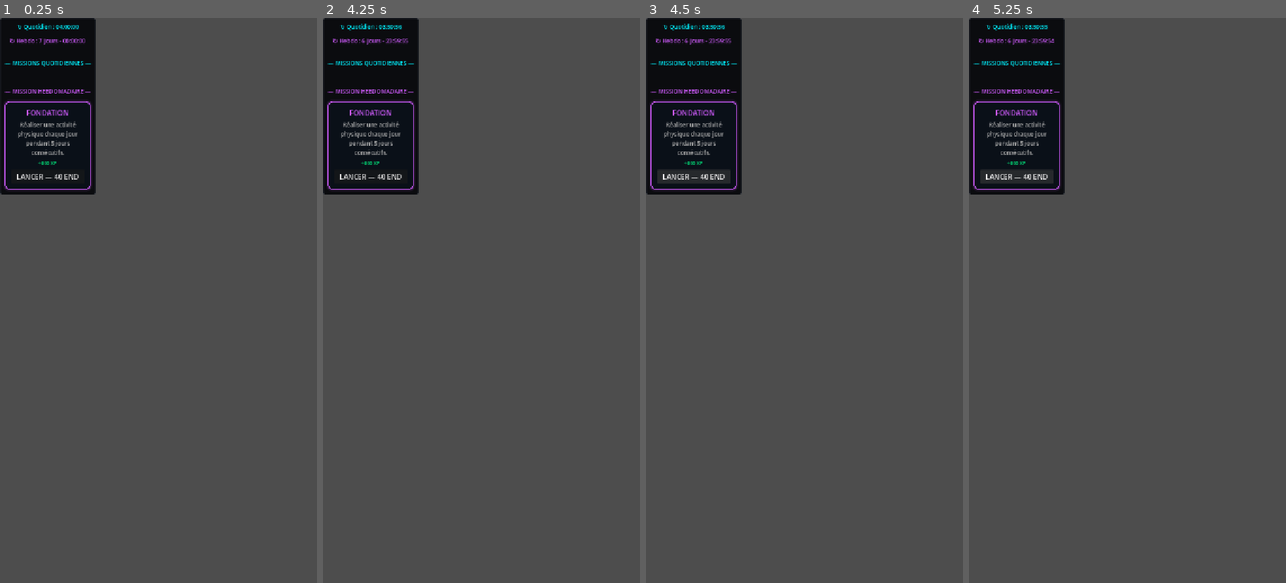
Above: before the commit, frames 1-4 (left to right).
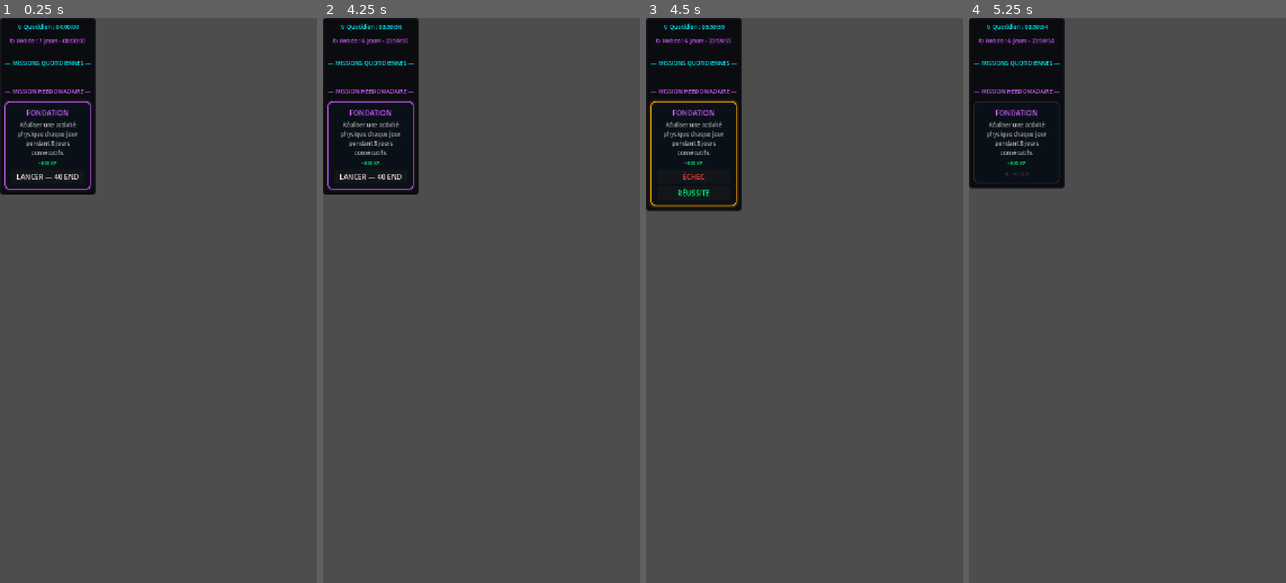
Above: after the commit, the same moments.

Repository: Argoht/Jeu
Game: Godot game, scene res://Scenes/MissionsUI.tscn
Two runs of this game, one before a commit and one after it. Both use one fixed random seed, a clock stepped at 60 frames per second and the inputs below.
Inputs (mouse positions are in pixels of both pictures, inside the frame that each line leads up to):
- Up to frame 1 (0.25 s): no input
- Up to frame 2 (4.25 s): click "LANCER — 15 END" at 0.5 s; click "LANCER — 15 END" at 1.25 s; click "LANCER — 15 END" at 2 s; click "LANCER — 15 END" at 2.75 s; click "LANCER — 15 END" at 3.5 s
- Up to frame 3 (4.5 s): click "LANCER — 40 END" at 4.25 s
- Up to frame 4 (5.25 s): click (1016, 176) at 5 s, where only the run after the commit has a clickable "ÉCHEC"

Frames 1-2 are identical in both runs. In frame 3, 1.5% of the frame differs, in the area x 0-31%, y 1-35%; in frame 4, 1.1%.

Commit message:
sync: intégration du travail local (StatTypes, Runtime, EventBus)
Nouveaux fichiers :
- Scripts/Core/StatTypes.gd   — système de stats canoniques (6 clés :
  STR, INT, WIL, AGI, HP, STAMINA) avec normalisation des clés legacy
- Scripts/Core/EventBus.gd    — bus de signaux découplés
- Scripts/Runtime/ItemInstance.gd     — classe typed pour instances d'item
- Scripts/Runtime/MissionInstance.gd  — classe typed pour instances de mission
- Scripts/NotificationPopup.gd        — popup level-up autonome

Fichiers mis à jour :
- PlayerData  : utilise StatTypes, ajoute set_base_stats / get_stats_view /
                add_base_stat / spend_stamina / set_passive_bonuses
- MissionData : ajoute get_requirement_map() et get_reward_stat_key()
                (via StatTypes) pour découpler MissionManager de l'UI
- MissionManager : utilise get_requirement_map / get_reward_stat_key
- GlobalEngine : ajoute _on_mission_completed / _on_mission_failed (déplacés
                 de MissionManager), expose get_final_stat()
- InventorySystem / LootGenerator : normalisent les stats via StatTypes
- MainScene  : passe aux 6 clés canoniques + _apply_canonical_stat_labels()
- SaveSystem : utilise set_base_stats() pour la normalisation au chargement
- ItemData   : ajoute enum Rarity et RARITY_KEYS

https://claude.ai/code/session_01CuJaL9TVQ1fesnvw1isV6T

Diff:
--- /dev/null
+++ b/jeu/Scripts/Core/EventBus.gd
@@ -0,0 +1,6 @@
+extends Node
+
+signal mission_started(mission_id: String)
+signal mission_completed(mission_id: String)
+signal item_obtained(template_id: String)
+signal player_level_up(level: int)
--- a/jeu/Scripts/Core/InventorySystem.gd
+++ b/jeu/Scripts/Core/InventorySystem.gd
@@ -6,6 +6,7 @@
 
 const LootGen  = preload("res://Scripts/Core/LootGenerator.gd")
 const ItemDB   = preload("res://Scripts/Core/ItemDatabase.gd")
+const StatTypes = preload("res://Scripts/Core/StatTypes.gd")
 
 # ── Signals ───────────────────────────────────────────────────────────────────
 
@@ -93,7 +94,7 @@
 	for slot in EQUIP_SLOTS:
 		var piece = equipment.get(slot)
 		if piece == null: continue
-		var bonuses: Dictionary = piece.get("stat_bonuses", {})
+		var bonuses := StatTypes.normalize_bonus_stats(piece.get("stat_bonuses", {}))
 		for stat_key in bonuses:
 			total[stat_key] = total.get(stat_key, 0) + int(bonuses[stat_key])
 	return total
--- a/jeu/Scripts/Core/LootGenerator.gd
+++ b/jeu/Scripts/Core/LootGenerator.gd
@@ -1,4 +1,6 @@
 extends RefCounted
+
+const StatTypes = preload("res://Scripts/Core/StatTypes.gd")
 
 ## Stateless loot factory. When an ItemDatabase is provided, picks a random
 ## template to determine the item name and stat pool. Rarity is always rolled
@@ -32,9 +34,9 @@
 }
 
 const FALLBACK_STATS: Dictionary = {
-	"weapon":    ["str", "dex"],
-	"armor":     ["vit", "wil"],
-	"accessory": ["int", "wis", "per", "cha", "lck"]
+	"weapon":    ["STR", "AGI"],
+	"armor":     ["HP", "WIL"],
+	"accessory": ["INT", "WIL"]
 }
 
 # ── Public API ────────────────────────────────────────────────────────────────
@@ -100,6 +102,9 @@
 	shuffled.shuffle()
 	var bonuses: Dictionary = {}
 	for i in range(mini(num_stats, shuffled.size())):
+		var stat_key := StatTypes.normalize_key(shuffled[i])
+		if stat_key.is_empty():
+			continue
 		var amount: int = int(float(player_level) * 0.3 * mult) + randi_range(1, 3)
-		bonuses[shuffled[i]] = amount
+		bonuses[stat_key] = int(bonuses.get(stat_key, 0)) + amount
 	return bonuses
--- a/jeu/Scripts/Core/MissionManager.gd
+++ b/jeu/Scripts/Core/MissionManager.gd
@@ -99,18 +99,16 @@
 	if _player.hp <= 0: return false
 	if _player.stamina < mission_dict.end_cost: return false
 
-	var req_map := {
-		"str": m_data.req_str, "dex": m_data.req_dex, "vit": m_data.req_end,
-		"int": m_data.req_int, "wis": m_data.req_wis, "cha": m_data.req_cha,
-		"per": m_data.req_per, "wil": m_data.req_wil
-	}
+	var req_map := m_data.get_requirement_map()
 	for stat_key in req_map:
 		if _player.get_final_stat(stat_key) < req_map[stat_key]:
 			return false
 
-	_player.stamina -= mission_dict.end_cost
+	if not _player.spend_stamina(mission_dict.end_cost):
+		return false
+
 	mission_dict["status"] = "in_progress"
-	_player.stats_updated.emit()
+	missions_changed.emit()
 	return true
 
 func process_result(mission_dict: Dictionary, success: bool) -> void:
@@ -118,23 +116,17 @@
 	if not m_data: return
 
 	if success:
-		var stat_name := ""
+		var stat_name := m_data.get_reward_stat_key()
 		var stat_amount := 0
-		if m_data.reward_stat != 0:
-			var stat_keys := ["", "str", "dex", "vit", "int", "wis", "cha", "per", "wil"]
-			stat_name   = stat_keys[m_data.reward_stat]
+		if not stat_name.is_empty():
 			stat_amount = m_data.reward_stat_amount
-			_player.base_stats[stat_name] += stat_amount
-			_player.update_derived_stats()
-		_player.add_xp(m_data.base_xp)
+		mission_dict["status"] = "completed"
 		mission_completed.emit(m_data.base_xp, stat_name, stat_amount)
-		mission_dict["status"] = "completed"
 	else:
-		_player.take_damage(20)
 		mission_dict["status"] = "failed"
 		mission_failed.emit(20)
 
-	_player.stats_updated.emit()
+	missions_changed.emit()
 
 # ── Timer strings ─────────────────────────────────────────────────────────────
 
--- a/jeu/Scripts/Core/PlayerData.gd
+++ b/jeu/Scripts/Core/PlayerData.gd
@@ -1,17 +1,17 @@
 class_name PlayerData
 extends Node
 
+const StatTypes = preload("res://Scripts/Core/StatTypes.gd")
+
 ## Holds all player state: stats, XP, level, HP, stamina and passive regen.
 ## Never modify stats directly from outside — use add_stat() and get_final_stat().
 
 # ── Enums ──────────────────────────────────────────────────────────────────────
 
-enum StatType { STR, DEX, VIT, INT, WIS, CHA, PER, WIL, SPD, LCK }
+enum StatType { STR, INT, WIL, AGI, HP, STAMINA }
 
 # String keys matching the enum order — used for Dictionary access and JSON save.
-const STAT_KEYS: Array[String] = [
-	"str", "dex", "vit", "int", "wis", "cha", "per", "wil", "spd", "lck"
-]
+const STAT_KEYS: Array[String] = ["STR", "INT", "WIL", "AGI", "HP", "STAMINA"]
 
 # ── Signals ───────────────────────────────────────────────────────────────────
 
@@ -44,15 +44,19 @@
 # ── Base stats (editable via stat points) ─────────────────────────────────────
 
 var base_stats: Dictionary = {
-	"str": 1, "dex": 1, "vit": 1, "int": 1,
-	"wis": 1, "cha": 1, "per": 1, "wil": 1,
-	"spd": 100, "lck": 1
+	"STR": 1,
+	"INT": 1,
+	"WIL": 1,
+	"AGI": 1,
+	"HP": 100,
+	"STAMINA": 100,
 }
 
 # ── Bonus layers (added on top of base_stats in get_final_stat) ───────────────
 
-var _equipment_bonuses: Dictionary = {}     # { "str": 5, ... }
-var _temp_buffs: Dictionary = {}            # { "str": [{ "amount": 3, "duration": 60.0 }] }
+var _equipment_bonuses: Dictionary = {}     # { "STR": 5, ... }
+var _temp_buffs: Dictionary = {}            # { "STR": [{ "amount": 3, "duration": 60.0 }] }
+var _passive_bonuses: Dictionary = {}       # { "STR": 1, ... }
 
 # ── Regen constants ───────────────────────────────────────────────────────────
 
@@ -84,33 +88,65 @@
 
 # ── Stat access ───────────────────────────────────────────────────────────────
 
-## Final value of a stat = base + equipment bonus + active buffs.
+## Final value of a stat = base + equipment bonus + active buffs + passives.
 ## Always use this instead of reading base_stats directly.
-func get_final_stat(stat_key: String) -> int:
-	var base: int = base_stats.get(stat_key, 0)
-	var equip: int = _equipment_bonuses.get(stat_key, 0)
+func get_final_stat(stat_key) -> int:
+	var key: String = StatTypes.normalize_key(stat_key)
+	if key.is_empty():
+		return 0
+
+	var base: int = base_stats.get(key, 0)
+	var equip: int = _equipment_bonuses.get(key, 0)
+	var passive: int = _passive_bonuses.get(key, 0)
 	var buff: int = 0
-	if _temp_buffs.has(stat_key):
-		for b in _temp_buffs[stat_key]:
+	if _temp_buffs.has(key):
+		for b in _temp_buffs[key]:
 			buff += b.get("amount", 0)
-	return base + equip + buff
+	return base + equip + passive + buff
 
 ## Type-safe enum accessor.
 func get_stat(stat_type: StatType) -> int:
 	return get_final_stat(STAT_KEYS[stat_type])
 
+func set_base_stats(stats_data: Dictionary) -> void:
+	base_stats = StatTypes.normalize_base_stats(stats_data, max_hp, max_stamina)
+	update_derived_stats()
+	stats_updated.emit()
+
+func get_stats_view() -> Dictionary:
+	var view: Dictionary = {}
+	for key in StatTypes.STAT_KEYS:
+		view[key] = get_final_stat(key)
+	for legacy_key in StatTypes.LEGACY_STAT_KEYS:
+		view[legacy_key] = get_final_stat(legacy_key)
+	return view
+
+func add_base_stat(stat_key, amount: int = 1) -> void:
+	var key: String = StatTypes.normalize_key(stat_key)
+	if key.is_empty():
+		return
+	base_stats[key] = int(base_stats.get(key, 0)) + amount
+	update_derived_stats()
+	stats_updated.emit()
+
 ## Spend one stat point to raise a stat by 1.
-func add_stat(stat_key: String) -> void:
-	if stat_points > 0 and base_stats.has(stat_key):
-		base_stats[stat_key] += 1
-		stat_points -= 1
-		update_derived_stats()
-		stats_updated.emit()
+func add_stat(stat_key) -> void:
+	if stat_points <= 0:
+		return
+	if not StatTypes.is_valid_key(stat_key):
+		return
+	stat_points -= 1
+	add_base_stat(stat_key, 1)
 
 ## Replace the equipment bonus layer (called by GlobalEngine when inventory changes).
 ## Triggers a recompute of derived combat stats and notifies the UI.
 func set_equipment_bonuses(bonuses: Dictionary) -> void:
-	_equipment_bonuses = bonuses
+	_equipment_bonuses = StatTypes.normalize_bonus_stats(bonuses)
+	update_derived_stats()
+	stats_updated.emit()
+
+func set_passive_bonuses(bonuses: Dictionary) -> void:
+	_passive_bonuses = StatTypes.normalize_bonus_stats(bonuses)
 	update_derived_stats()
 	stats_updated.emit()
 
@@ -120,15 +156,28 @@
 	xp += amount
 	xp_gained.emit(amount)
 	_check_level_up()
+	stats_updated.emit()
 
 func take_damage(amount: int) -> void:
 	hp = max(0, hp - amount)
 	stats_updated.emit()
 
+func spend_stamina(amount: int) -> bool:
+	if stamina < amount:
+		return false
+	stamina -= amount
+	stats_updated.emit()
+	return true
+
 ## Recalculate ATK and DEF from base stats.
 func update_derived_stats() -> void:
-	atk = 10 + (get_final_stat("str") * 2)
-	def = int(5 + (float(get_final_stat("vit")) * 1.5))
+	max_hp = maxi(1, get_final_stat(StatTypes.KEY_HP))
+	max_stamina = maxi(1, get_final_stat(StatTypes.KEY_STAMINA))
+	hp = clampi(hp, 0, max_hp)
+	stamina = clampi(stamina, 0, max_stamina)
+
+	atk = 10 + (get_final_stat(StatTypes.KEY_STR) * 2) + get_final_stat(StatTypes.KEY_AGI)
+	def = 5 + int(float(get_final_stat(StatTypes.KEY_HP)) * 0.1) + get_final_stat(StatTypes.KEY_WIL)
 
 ## Apply passive HP/stamina regen for time spent offline.
 func apply_offline_regen(elapsed_seconds: float) -> void:
--- a/jeu/Scripts/Core/SaveSystem.gd
+++ b/jeu/Scripts/Core/SaveSystem.gd
@@ -66,8 +66,8 @@
 	pd.stamina     = int(data.get("stamina", data.get("end", 100)))
 	pd.max_stamina = int(data.get("max_stamina", data.get("max_end", 100)))
 
-	# Compat: anciens saves utilisaient "stats" au lieu de "base_stats"
-	pd.base_stats  = data.get("base_stats", data.get("stats", pd.base_stats))
+	# Compat: anciens saves utilisaient "stats" au lieu de "base_stats".
+	pd.set_base_stats(data.get("base_stats", data.get("stats", pd.base_stats)))
 
 func _load_missions(mm, data: Dictionary) -> void:
 	mm.available_missions        = data.get("available_missions", [])
--- /dev/null
+++ b/jeu/Scripts/Core/StatTypes.gd
@@ -0,0 +1,139 @@
+class_name StatTypes
+extends RefCounted
+
+enum Type { STR, INT, WIL, AGI, HP, STAMINA }
+
+const KEY_STR: String = "STR"
+const KEY_INT: String = "INT"
+const KEY_WIL: String = "WIL"
+const KEY_AGI: String = "AGI"
+const KEY_HP: String = "HP"
+const KEY_STAMINA: String = "STAMINA"
+
+const STAT_KEYS: Array[String] = [
+	KEY_STR,
+	KEY_INT,
+	KEY_WIL,
+	KEY_AGI,
+	KEY_HP,
+	KEY_STAMINA,
+]
+
+const LEGACY_STAT_KEYS: Array[String] = [
+	"str",
+	"dex",
+	"vit",
+	"int",
+	"wis",
+	"cha",
+	"per",
+	"wil",
+	"spd",
+	"lck",
+	"end",
+	"stamina",
+	"hp",
+	"agi",
+]
+
+const _ALIASES: Dictionary = {
+	"str": KEY_STR,
+	"strength": KEY_STR,
+	"int": KEY_INT,
+	"intelligence": KEY_INT,
+	"wil": KEY_WIL,
+	"wis": KEY_WIL,
+	"will": KEY_WIL,
+	"willpower": KEY_WIL,
+	"cha": KEY_WIL,
+	"per": KEY_WIL,
+	"lck": KEY_WIL,
+	"dex": KEY_AGI,
+	"agi": KEY_AGI,
+	"spd": KEY_AGI,
+	"speed": KEY_AGI,
+	"vit": KEY_HP,
+	"hp": KEY_HP,
+	"health": KEY_HP,
+	"end": KEY_STAMINA,
+	"stamina": KEY_STAMINA,
+}
+
+static func default_base_stats() -> Dictionary:
+	return {
+		KEY_STR: 1,
+		KEY_INT: 1,
+		KEY_WIL: 1,
+		KEY_AGI: 1,
+		KEY_HP: 100,
+		KEY_STAMINA: 100,
+	}
+
+static func is_valid_key(raw_key) -> bool:
+	return not normalize_key(raw_key).is_empty()
+
+static func normalize_key(raw_key) -> String:
+	if raw_key is int:
+		var idx: int = int(raw_key)
+		if idx >= 0 and idx < STAT_KEYS.size():
+			return STAT_KEYS[idx]
+		return ""
+
+	var upper_key := String(raw_key).strip_edges().to_upper()
+	if STAT_KEYS.has(upper_key):
+		return upper_key
+
+	var legacy_key := String(raw_key).strip_edges().to_lower()
+	return _ALIASES.get(legacy_key, "")
+
+static func normalize_base_stats(raw_stats: Dictionary, fallback_hp: int = 100, fallback_stamina: int = 100) -> Dictionary:
+	var result := default_base_stats()
+	result[KEY_HP] = fallback_hp
+	result[KEY_STAMINA] = fallback_stamina
+
+	result[KEY_STR] = _first_int(raw_stats, [KEY_STR, "str"], result[KEY_STR])
+	result[KEY_INT] = _first_int(raw_stats, [KEY_INT, "int"], result[KEY_INT])
+	result[KEY_AGI] = _first_int(raw_stats, [KEY_AGI, "agi", "dex"], result[KEY_AGI])
+	result[KEY_WIL] = _max_int(raw_stats, [KEY_WIL, "wil", "wis", "cha", "per", "lck"], result[KEY_WIL])
+	result[KEY_HP] = _first_int(raw_stats, [KEY_HP, "hp"], result[KEY_HP])
+	result[KEY_STAMINA] = _first_int(raw_stats, [KEY_STAMINA, "stamina", "end"], result[KEY_STAMINA])
+
+	return result
+
+static func normalize_bonus_stats(raw_stats: Dictionary) -> Dictionary:
+	var result: Dictionary = {}
+	for raw_key in raw_stats.keys():
+		var key := normalize_key(raw_key)
+		if key.is_empty():
+			continue
+		result[key] = int(result.get(key, 0)) + int(raw_stats[raw_key])
+	return result
+
+static func normalize_requirements(raw_requirements: Dictionary) -> Dictionary:
+	var result: Dictionary = {}
+	for raw_key in raw_requirements.keys():
+		var key := normalize_key(raw_key)
+		var amount := int(raw_requirements[raw_key])
+		if key.is_empty() or amount <= 0:
+			continue
+		result[key] = maxi(int(result.get(key, 0)), amount)
+	return result
+
+static func _first_int(source: Dictionary, keys: Array, fallback: int) -> int:
+	for key in keys:
+		if source.has(key):
+			return int(source[key])
+	return fallback
+
+static func _max_int(source: Dictionary, keys: Array, fallback: int) -> int:
+	var value := fallback
+	var found := false
+	for key in keys:
+		if source.has(key):
+			var candidate := int(source[key])
+			if found:
+				value = maxi(value, candidate)
+			else:
+				value = candidate
+				found = true
+	return value
--- a/jeu/Scripts/GlobalEngine.gd
+++ b/jeu/Scripts/GlobalEngine.gd
@@ -75,8 +75,8 @@
 	get: return player_data.def
 
 var stats: Dictionary:
-	get: return player_data.base_stats
-	set(v): player_data.base_stats = v
+	get: return player_data.get_stats_view()
+	set(v): player_data.set_base_stats(v)
 
 var all_missions: Dictionary:
 	get: return mission_manager.all_missions
@@ -133,10 +133,8 @@
 	player_data.xp_gained.connect(func(a: int): xp_gained.emit(a))
 	player_data.leveled_up.connect(func(l: int): leveled_up.emit(l))
 
-	mission_manager.mission_completed.connect(
-		func(xp_r: int, s: String, a: int): mission_completed.emit(xp_r, s, a)
-	)
-	mission_manager.mission_failed.connect(func(h: int): mission_failed.emit(h))
+	mission_manager.mission_completed.connect(_on_mission_completed)
+	mission_manager.mission_failed.connect(_on_mission_failed)
 	mission_manager.missions_changed.connect(func(): missions_changed.emit())
 
 	inventory_system.inventory_changed.connect(_on_inventory_changed)
@@ -146,6 +144,16 @@
 	player_data.set_equipment_bonuses(inventory_system.get_equipment_bonuses())
 	inventory_changed.emit()
 
+func _on_mission_completed(xp_reward: int, stat_key: String, stat_amount: int) -> void:
+	if not stat_key.is_empty() and stat_amount != 0:
+		player_data.add_base_stat(stat_key, stat_amount)
+	player_data.add_xp(xp_reward)
+	mission_completed.emit(xp_reward, stat_key, stat_amount)
+
+func _on_mission_failed(hp_lost: int) -> void:
+	player_data.take_damage(hp_lost)
+	mission_failed.emit(hp_lost)
+
 # ── Delegated public API (backward compat) ────────────────────────────────────
 
 func save_game() -> void:
@@ -181,6 +189,9 @@
 
 func update_derived_stats() -> void:
 	player_data.update_derived_stats()
+
+func get_final_stat(stat_key) -> int:
+	return player_data.get_final_stat(stat_key)
 
 # ── Debug helpers ─────────────────────────────────────────────────────────────
 
--- a/jeu/Scripts/MainScene.gd
+++ b/jeu/Scripts/MainScene.gd
@@ -1,6 +1,7 @@
 extends Control
 
 const MISSIONS_SCENE = preload("res://Scenes/MissionsUI.tscn")
+const CORE_STAT_KEYS: Array[String] = ["STR", "INT", "WIL", "AGI", "HP", "STAMINA"]
 
 # ── Nœuds de la scène (chemins conservés — refactor UI complet à l'étape 3) ──
 
@@ -23,13 +24,12 @@
 @onready var btn_next     = $VBox/GameZone/VBox/InvPanel/Margin/VBox/Header/BtnNext
 
 @onready var stats_labels = {
-	"str": get_node_or_null("VBox/GameZone/VBox/StatsFrame/Margin/StatsGrid/Str/Val"),
-	"dex": get_node_or_null("VBox/GameZone/VBox/StatsFrame/Margin/StatsGrid/Dex/Val"),
-	"int": get_node_or_null("VBox/GameZone/VBox/StatsFrame/Margin/StatsGrid/Int/Val"),
-	"vit": get_node_or_null("VBox/GameZone/VBox/StatsFrame/Margin/StatsGrid/Vit/Val"),
-	"wil": get_node_or_null("VBox/GameZone/VBox/StatsFrame/Margin/StatsGrid/Wil/Val"),
-	"per": get_node_or_null("VBox/GameZone/VBox/StatsFrame/Margin/StatsGrid/Per/Val"),
-	"cha": get_node_or_null("VBox/GameZone/VBox/StatsFrame/Margin/StatsGrid/Cha/Val"),
+	"STR": get_node_or_null("VBox/GameZone/VBox/StatsFrame/Margin/StatsGrid/Str/Val"),
+	"AGI": get_node_or_null("VBox/GameZone/VBox/StatsFrame/Margin/StatsGrid/Dex/Val"),
+	"INT": get_node_or_null("VBox/GameZone/VBox/StatsFrame/Margin/StatsGrid/Int/Val"),
+	"HP": get_node_or_null("VBox/GameZone/VBox/StatsFrame/Margin/StatsGrid/Vit/Val"),
+	"WIL": get_node_or_null("VBox/GameZone/VBox/StatsFrame/Margin/StatsGrid/Wil/Val"),
+	"STAMINA": get_node_or_null("VBox/GameZone/VBox/StatsFrame/Margin/StatsGrid/Per/Val"),
 	"atk": get_node_or_null("VBox/GameZone/VBox/StatsFrame/Margin/StatsGrid/Atk/Val"),
 	"def": get_node_or_null("VBox/GameZone/VBox/StatsFrame/Margin/StatsGrid/Def/Val")
 }
@@ -42,9 +42,32 @@
 var _missions_panel: Control = null
 var _popup_manager  = null   # PopupManager (preloaded)
 
+func _apply_canonical_stat_labels() -> void:
+	var label_paths := {
+		"Str": "STR",
+		"Dex": "AGI",
+		"Int": "INT",
+		"Vit": "HP",
+		"Wil": "WIL",
+		"Per": "STAMINA",
+		"Atk": "ATK",
+		"Def": "DEF",
+	}
+	for node_name in label_paths.keys():
+		var lab = get_node_or_null("VBox/GameZone/VBox/StatsFrame/Margin/StatsGrid/%s/Lab" % node_name)
+		if is_instance_valid(lab):
+			lab.text = label_paths[node_name]
+
+	for old_node_name in ["Cha", "Lck"]:
+		var old_node = get_node_or_null("VBox/GameZone/VBox/StatsFrame/Margin/StatsGrid/%s" % old_node_name)
+		if is_instance_valid(old_node):
+			old_node.hide()
+
 # ── Lifecycle ─────────────────────────────────────────────────────────────────
 
 func _ready() -> void:
+	_apply_canonical_stat_labels()
+
 	# Navigation
 	$VBox/Nav/NavVBox/Row1/Button1.pressed.connect(_on_nav_pressed.bind("Personnage"))
 	$VBox/Nav/NavVBox/Row1/Button3.pressed.connect(_on_nav_pressed.bind("Missions"))
@@ -109,6 +132,8 @@
 			label.text = str(GlobalEngine.atk)
 		elif s_key == "def":
 			label.text = str(GlobalEngine.def)
+		elif s_key in CORE_STAT_KEYS:
+			label.text = str(GlobalEngine.get_final_stat(s_key))
 		elif GlobalEngine.stats.has(s_key):
 			label.text = str(GlobalEngine.stats[s_key])
 
--- a/jeu/Scripts/MissionData.gd
+++ b/jeu/Scripts/MissionData.gd
@@ -1,5 +1,7 @@
 class_name MissionData
 extends Resource
+
+const StatTypes = preload("res://Scripts/Core/StatTypes.gd")
 
 ## Énumérations pour structurer les données proprement
 enum Rank { F, E, D, C, B, A, S }
@@ -27,3 +29,29 @@
 @export var base_xp: int = 50
 @export var reward_stat: Stat = Stat.AUCUNE
 @export var reward_stat_amount: int = 0
+
+func get_requirement_map() -> Dictionary:
+	return StatTypes.normalize_requirements({
+		"STR": req_str,
+		"AGI": req_dex,
+		"STAMINA": req_end,
+		"INT": req_int,
+		"wis": req_wis,
+		"cha": req_cha,
+		"per": req_per,
+		"WIL": req_wil,
+	})
+
+func get_reward_stat_key() -> String:
+	match reward_stat:
+		Stat.STR:
+			return StatTypes.KEY_STR
+		Stat.DEX:
+			return StatTypes.KEY_AGI
+		Stat.VIT:
+			return StatTypes.KEY_HP
+		Stat.INT:
+			return StatTypes.KEY_INT
+		Stat.WIS, Stat.CHA, Stat.PER, Stat.WIL:
+			return StatTypes.KEY_WIL
+	return ""
--- a/jeu/Scripts/MissionsUI.gd
+++ b/jeu/Scripts/MissionsUI.gd
@@ -167,10 +167,10 @@
 	desc.add_theme_color_override("font_color", Color(0.68, 0.68, 0.68))
 	v.add_child(desc)
 
-	var stat_names = ["", "STR", "DEX", "VIT", "INT", "WIS", "CHA", "PER", "WIL"]
 	var rew_txt = "+" + str(m_data.base_xp) + " XP"
-	if m_data.reward_stat != 0:
-		rew_txt += "  +" + str(m_data.reward_stat_amount) + " " + stat_names[m_data.reward_stat]
+	var reward_stat_key: String = m_data.get_reward_stat_key()
+	if not reward_stat_key.is_empty():
+		rew_txt += "  +" + str(m_data.reward_stat_amount) + " " + reward_stat_key
 	var rew = Label.new()
 	rew.text = rew_txt
 	rew.horizontal_alignment = HORIZONTAL_ALIGNMENT_CENTER
--- /dev/null
+++ b/jeu/Scripts/NotificationPopup.gd
@@ -0,0 +1,84 @@
+extends Control
+
+var _level_label: Label
+
+func _ready():
+	set_anchors_preset(Control.PRESET_FULL_RECT)
+	mouse_filter = Control.MOUSE_FILTER_STOP
+	z_index = 100
+	_build()
+	hide()
+
+func _build():
+	var bg = ColorRect.new()
+	bg.set_anchors_preset(Control.PRESET_FULL_RECT)
+	bg.color = Color(0, 0, 0, 0.65)
+	bg.mouse_filter = Control.MOUSE_FILTER_IGNORE
+	add_child(bg)
+
+	var center = CenterContainer.new()
+	center.set_anchors_preset(Control.PRESET_FULL_RECT)
+	add_child(center)
+
+	var style = StyleBoxFlat.new()
+	style.bg_color = Color(0.05, 0.08, 0.14, 1)
+	style.border_width_left = 2; style.border_width_top = 2
+	style.border_width_right = 2; style.border_width_bottom = 2
+	style.border_color = Color("#ffd700")
+	style.corner_radius_top_left = 12; style.corner_radius_top_right = 12
+	style.corner_radius_bottom_left = 12; style.corner_radius_bottom_right = 12
+	style.shadow_color = Color(1, 0.84, 0, 0.25)
+	style.shadow_size = 10
+
+	var panel = PanelContainer.new()
+	panel.add_theme_stylebox_override("panel", style)
+	center.add_child(panel)
+
+	var margin = MarginContainer.new()
+	margin.add_theme_constant_override("margin_left", 50)
+	margin.add_theme_constant_override("margin_right", 50)
+	margin.add_theme_constant_override("margin_top", 40)
+	margin.add_theme_constant_override("margin_bottom", 40)
+	panel.add_child(margin)
+
+	var vbox = VBoxContainer.new()
+	vbox.alignment = BoxContainer.ALIGNMENT_CENTER
+	vbox.add_theme_constant_override("separation", 20)
+	margin.add_child(vbox)
+
+	_level_label = Label.new()
+	_level_label.horizontal_alignment = HORIZONTAL_ALIGNMENT_CENTER
+	_level_label.add_theme_color_override("font_color", Color("#ffd700"))
+	_level_label.add_theme_font_size_override("font_size", 32)
+	vbox.add_child(_level_label)
+
+	var sep = HSeparator.new()
+	vbox.add_child(sep)
+
+	var sub = Label.new()
+	sub.text = "+3 Points de Stats disponibles !"
+	sub.horizontal_alignment = HORIZONTAL_ALIGNMENT_CENTER
+	sub.add_theme_color_override("font_color", Color("#00f2ff"))
+	sub.add_theme_font_size_override("font_size", 16)
+	vbox.add_child(sub)
+
+	var btn_style = StyleBoxFlat.new()
+	btn_style.bg_color = Color(0.08, 0.12, 0.2)
+	btn_style.border_width_left = 1; btn_style.border_width_top = 1
+	btn_style.border_width_right = 1; btn_style.border_width_bottom = 2
+	btn_style.border_color = Color("#ffd700")
+	btn_style.corner_radius_top_left = 6; btn_style.corner_radius_top_right = 6
+	btn_style.corner_radius_bottom_left = 6; btn_style.corner_radius_bottom_right = 6
+	btn_style.content_margin_left = 30; btn_style.content_margin_right = 30
+	btn_style.content_margin_top = 10; btn_style.content_margin_bottom = 10
+
+	var btn = Button.new()
+	btn.text = "FERMER"
+	btn.add_theme_font_size_override("font_size", 14)
+	btn.add_theme_stylebox_override("normal", btn_style)
+	btn.pressed.connect(hide)
+	vbox.add_child(btn)
+
+func notify_level_up(new_level: int):
+	_level_label.text = "LEVEL UP !\nNiveau %d" % new_level
+	show()
--- a/jeu/Scripts/Resources/ItemData.gd
+++ b/jeu/Scripts/Resources/ItemData.gd
@@ -5,6 +5,9 @@
 ## LootGenerator — this Resource defines visual identity and generation rules.
 
 enum ItemType { WEAPON, ARMOR, ACCESSORY }
+enum Rarity { COMMON, RARE, EPIC, LEGENDARY, MYTHIC }
+
+const RARITY_KEYS: Array[String] = ["common", "rare", "epic", "legendary", "mythic"]
 
 # ── Export fields ─────────────────────────────────────────────────────────────
 
--- /dev/null
+++ b/jeu/Scripts/Runtime/ItemInstance.gd
@@ -0,0 +1,23 @@
+class_name ItemInstance
+extends RefCounted
+
+var template_id: String
+var rarity: String = "common"
+var level: int = 1
+var bonuses: Dictionary = {}
+
+func to_dict() -> Dictionary:
+	return {
+		"template_id": template_id,
+		"rarity": rarity,
+		"level": level,
+		"bonuses": bonuses
+	}
+
+static func from_dict(data: Dictionary) -> ItemInstance:
+	var item := ItemInstance.new()
+	item.template_id = data.get("template_id", "")
+	item.rarity = data.get("rarity", "common")
+	item.level = data.get("level", 1)
+	item.bonuses = data.get("bonuses", {})
+	return item
--- /dev/null
+++ b/jeu/Scripts/Runtime/MissionInstance.gd
@@ -0,0 +1,28 @@
+class_name MissionInstance
+extends RefCounted
+
+var id: String
+var status: String = "available"
+var end_cost: int = 0
+var started_at: float = 0.0
+
+func _init(mission_id: String = "", stamina_cost: int = 0) -> void:
+	id = mission_id
+	end_cost = stamina_cost
+
+func to_dict() -> Dictionary:
+	return {
+		"id": id,
+		"status": status,
+		"end_cost": end_cost,
+		"started_at": started_at
+	}
+
+static func from_dict(data: Dictionary) -> MissionInstance:
+	var instance := MissionInstance.new(
+		data.get("id", ""),
+		data.get("end_cost", 0)
+	)
+	instance.status = data.get("status", "available")
+	instance.started_at = data.get("started_at", 0.0)
+	return instance
Not shown, added: jeu/Scripts/Core/EventBus.gd.uid
Not shown, added: jeu/Scripts/Core/InventorySystem.gd.uid
Not shown, added: jeu/Scripts/Core/ItemDatabase.gd.uid
Not shown, added: jeu/Scripts/Core/LootGenerator.gd.uid
Not shown, added: jeu/Scripts/Core/MissionManager.gd.uid
Not shown, added: jeu/Scripts/Core/PlayerData.gd.uid
Not shown, added: jeu/Scripts/Core/SaveSystem.gd.uid
Not shown, added: jeu/Scripts/Core/StatTypes.gd.uid
Not shown, added: jeu/Scripts/MainScene.gd.uid
Not shown, added: jeu/Scripts/NotificationPopup.gd.uid
Not shown, added: jeu/Scripts/Resources/ItemData.gd.uid
Not shown, added: jeu/Scripts/Runtime/ItemInstance.gd.uid
(and 2 more such lines)
